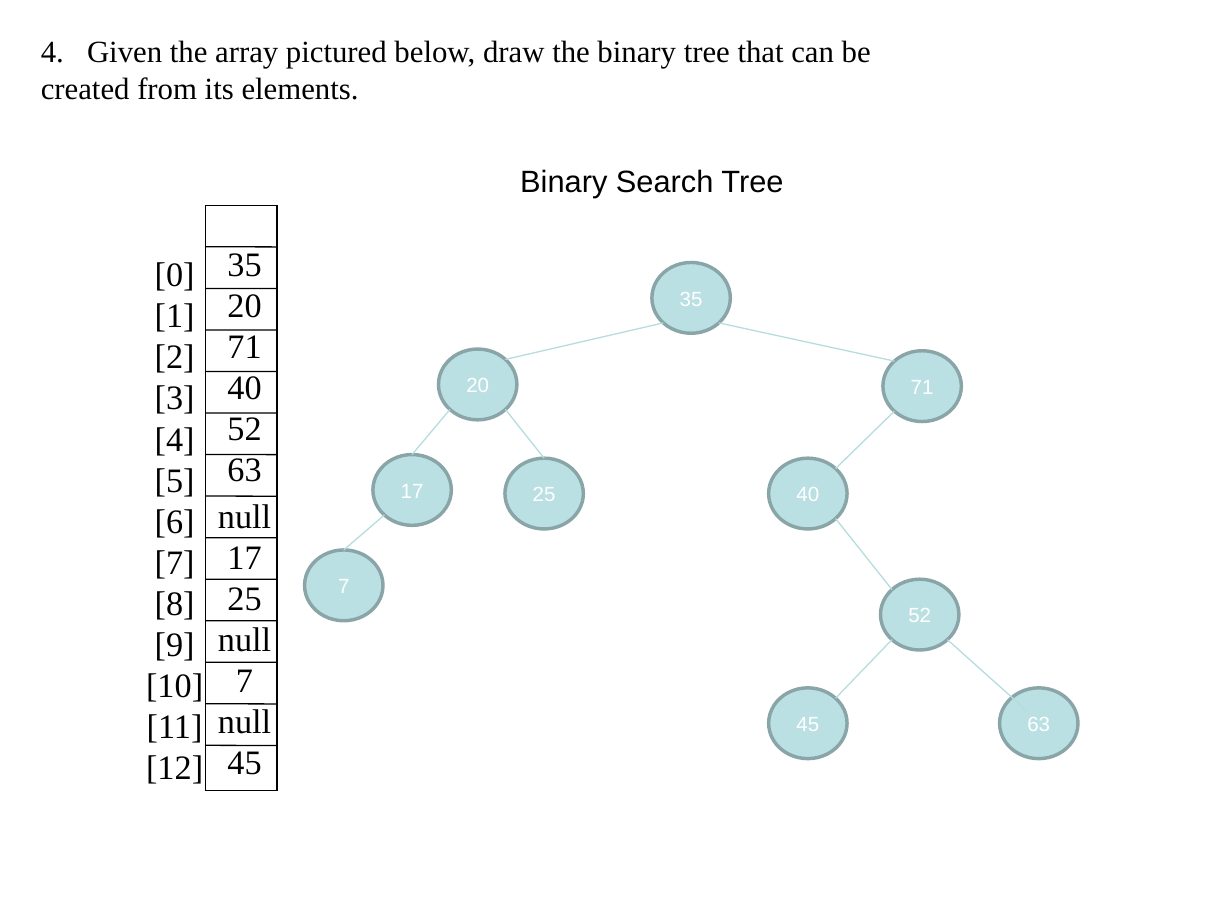
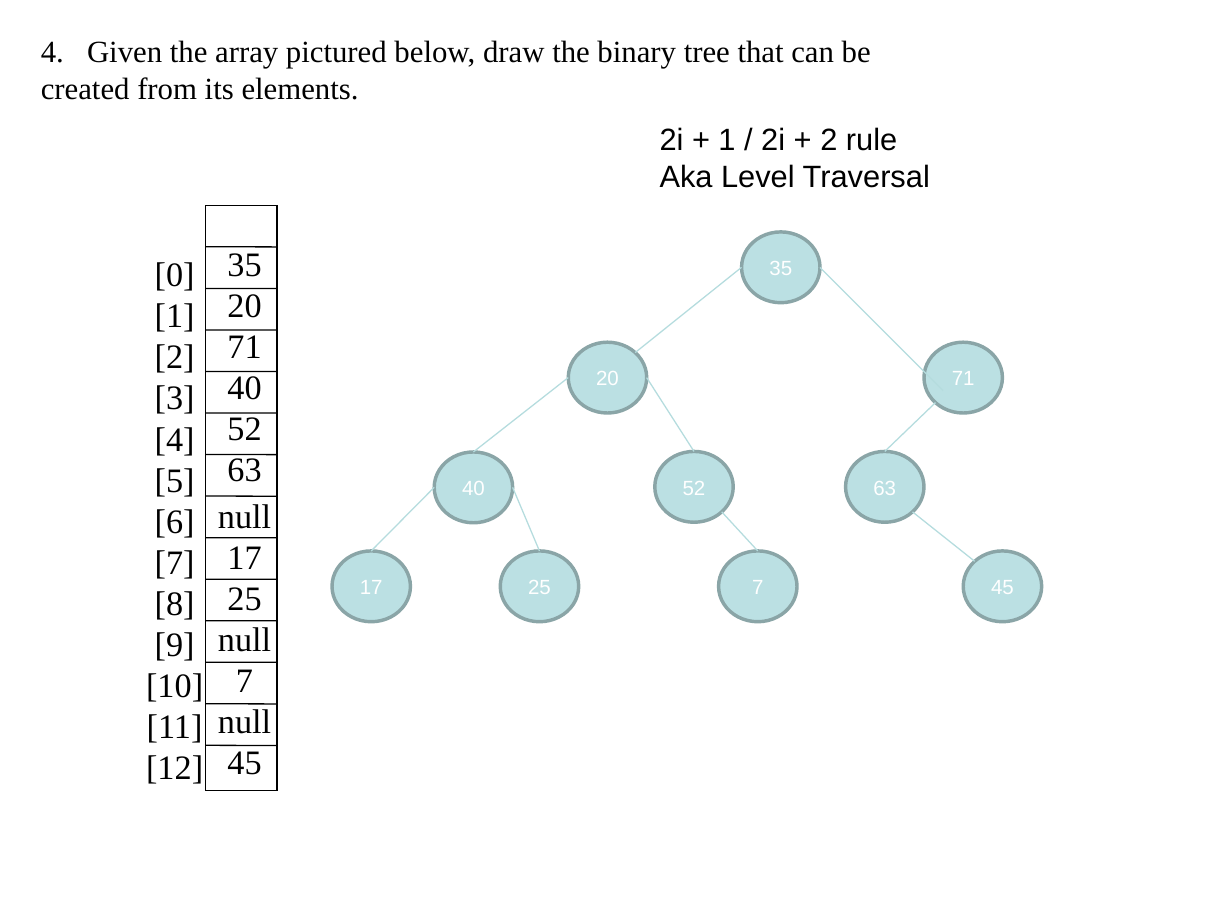
Before and after one commit to MarcusWebDev/CMSC_204, a slide deck: slide 4 of Labs/Tree Lab/Tree lab - S2020.pptx. Drawn at 1232x924 pixels with LibreOffice and Linux fonts; fonts in the diff are those of the drawing. Boxes give left, top, right and bottom in pixels: in the first picture for what was removed or moved away, otherwise in the second. Text is boxed around its words. In the diff, an @@ line names an element or a change of style, - is before the commit and + after.

```diff
--- a/Labs/Tree Lab/Tree lab - S2020.pptx
+++ b/Labs/Tree Lab/Tree lab - S2020.pptx
@@ text at (660, 127, 930, 188): text changed @@
-Binary Search Tree
+2i + 1 / 2i + 2 rule
+Aka Level Traversal
@@ ellipse "35": place and size @@
-ellipse "35" at (652, 262, 731, 333)
+ellipse "35" at (742, 232, 821, 302)
@@ line moved from (663, 323) - (505, 360) to (742, 267) - (636, 352) @@
@@ line moved from (718, 323) - (894, 361) to (821, 267) - (944, 391) @@
@@ ellipse "20": place and size @@
-ellipse "20" at (439, 349, 517, 419)
+ellipse "20" at (568, 342, 647, 413)
@@ ellipse "71": place and size @@
-ellipse "71" at (883, 351, 962, 421)
+ellipse "71" at (924, 342, 1003, 413)
@@ line moved from (505, 409) - (545, 458) to (568, 378) - (473, 452) @@
@@ line moved from (892, 639) - (835, 699) to (647, 378) - (694, 451) @@
@@ line moved from (894, 411) - (835, 468) to (935, 403) - (885, 451) @@
@@ ellipse "40": place and size @@
-ellipse "40" at (769, 458, 848, 529)
+ellipse "40" at (434, 452, 513, 522)
@@ ellipse "52": place and size @@
-ellipse "52" at (881, 579, 960, 649)
+ellipse "52" at (654, 451, 733, 521)
@@ ellipse "63": place and size @@
-ellipse "63" at (999, 687, 1078, 758)
+ellipse "63" at (845, 451, 924, 521)
@@ line moved from (384, 515) - (344, 549) to (434, 488) - (371, 551) @@
@@ line moved from (450, 409) - (411, 455) to (513, 488) - (540, 551) @@
@@ line added from (722, 511) to (758, 551), #B6DCDF 0.75 pt @@
@@ line moved from (835, 519) - (892, 590) to (913, 511) - (975, 562) @@
@@ ellipse "17": place and size @@
-ellipse "17" at (373, 455, 452, 525)
+ellipse "17" at (331, 551, 410, 621)
@@ ellipse "25": place and size @@
-ellipse "25" at (505, 458, 584, 529)
+ellipse "25" at (500, 551, 579, 621)
@@ ellipse "7": place and size @@
-ellipse "7" at (304, 549, 383, 620)
+ellipse "7" at (718, 551, 797, 621)
@@ ellipse "45": place and size @@
-ellipse "45" at (769, 687, 848, 758)
+ellipse "45" at (963, 551, 1042, 621)
@@ line removed from (947, 639) to (1026, 711) @@
```
Also in this commit, not shown: 1 other slide changed, 14 other files.
